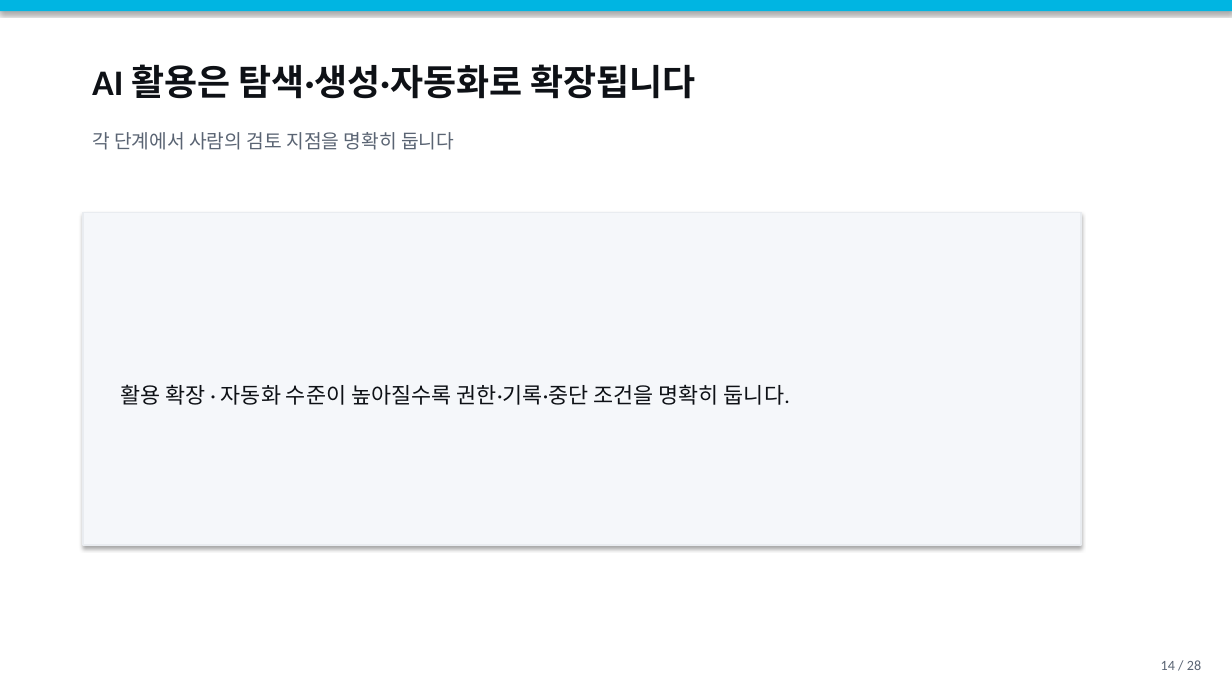
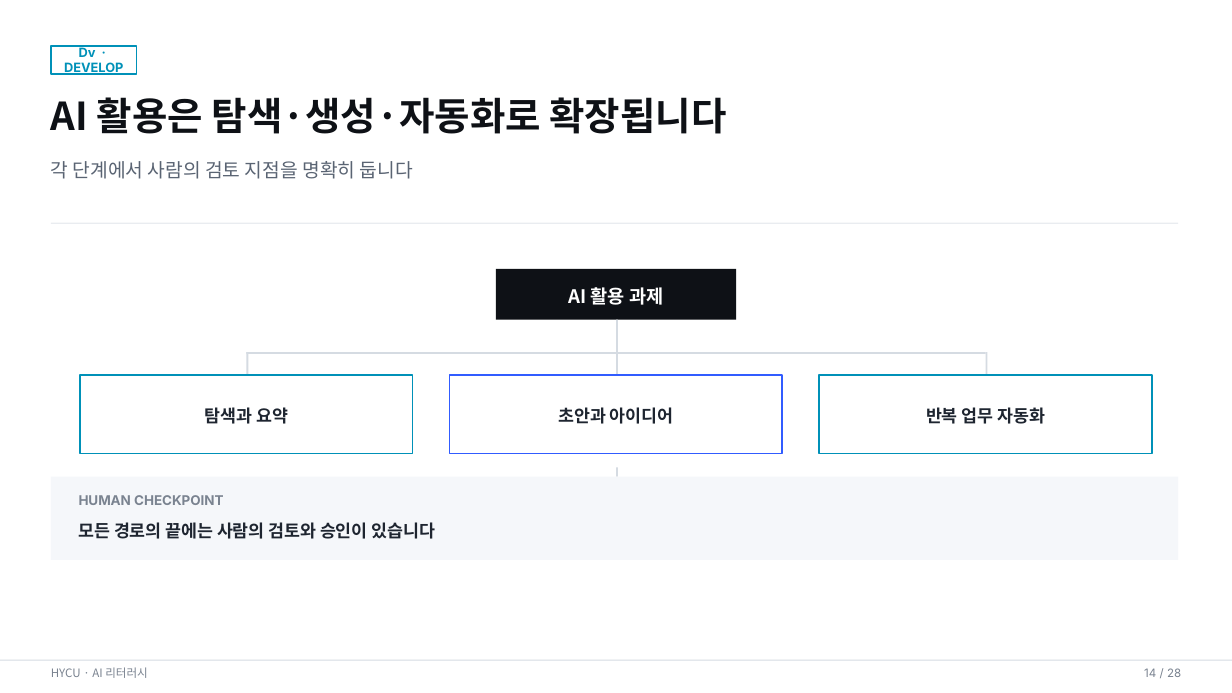
Before and after one commit to omnipotentlab/hycu-studio-preview, a slide deck: slide 14 of assets/HYCU_AI리터러시_3주차_02교시.pptx. Drawn at 1232x693 pixels with LibreOffice and Linux fonts; fonts in the diff are those of the drawing. Boxes give left, top, right and bottom in pixels: in the first picture for what was removed or moved away, otherwise in the second. Text is boxed around its words. In the diff, an @@ line names an element or a change of style, - is before the commit and + after.

```diff
--- a/assets/HYCU_AI리터러시_3주차_02교시.pptx
+++ b/assets/HYCU_AI리터러시_3주차_02교시.pptx
@@ rectangle removed at <box>0,0,1232,11</box> @@
@@ rectangle added at <box>51,46,137,74</box>, outline #0091B8 1.25 pt, 10 pt, text #0091B8, bold @@
+Dv · DEVELOP
@@ text "AI 활용은 탐색·생성·자동화로 확장됩니다": place and size @@
-text "AI 활용은 탐색·생성·자동화로 확장됩니다" at <box>92,64,695,99</box>
+text "AI 활용은 탐색·생성·자동화로 확장됩니다" at <box>51,97,727,134</box>
@@ text "AI 활용은 탐색·생성·자동화로 확장됩니다" at <box>51,97,727,134</box>: size 28 to 30 pt, font Calibri to Noto Sans CJK KR; line spacing 1 to 1.08 @@
@@ text "각 단계에서 사람의 검토 지점을 ...": place and size @@
-text "각 단계에서 사람의 검토 지점을 ..." at <box>92,132,454,150</box>
+text "각 단계에서 사람의 검토 지점을 ..." at <box>51,161,413,179</box>
@@ text "각 단계에서 사람의 검토 지점을 ..." at <box>51,161,413,179</box>: font Calibri to Noto Sans CJK KR; line spacing 1 to 1.15 @@
@@ rectangle added at <box>51,223,1178,224</box>, fill #E9ECF0 @@
@@ rectangle removed at <box>83,213,1081,545</box> @@
-활용 확장 · 자동화 수준이 높아질수록 권한·기록·중단 조건을 명확히 둡니다.
@@ rectangle added at <box>496,269,737,320</box>, fill #0E1116 @@
@@ text added at <box>568,287,663,305</box>, 14.5 pt, text #FFFFFF, bold @@
+AI 활용 과제
@@ rectangle added at <box>616,320,618,352</box>, fill #D5DBE2 @@
@@ rectangle added at <box>247,352,986,354</box>, fill #D5DBE2 @@
@@ rectangle added at <box>247,352,249,375</box>, fill #D5DBE2 @@
@@ rectangle added at <box>616,352,618,375</box>, fill #D5DBE2 @@
@@ rectangle added at <box>986,352,988,375</box>, fill #D5DBE2 @@
@@ rectangle added at <box>80,375,413,454</box>, fill #FFFFFF, outline #0091B8 1.25 pt @@
@@ rectangle added at <box>450,375,783,454</box>, fill #FFFFFF, outline #315CFF 1.25 pt @@
@@ rectangle added at <box>820,375,1153,454</box>, fill #FFFFFF, outline #0091B8 1.25 pt @@
@@ text added at <box>205,407,288,424</box>, 13.5 pt, text #1E2530, bold @@
+탐색과 요약
@@ text added at <box>558,407,673,424</box>, 13.5 pt, text #1E2530, bold @@
+초안과 아이디어
@@ text added at <box>926,407,1045,424</box>, 13.5 pt, text #1E2530, bold @@
+반복 업무 자동화
@@ rectangle added at <box>51,477,1178,560</box>, fill #F5F7FA @@
@@ rectangle added at <box>616,468,618,477</box>, fill #D5DBE2 @@
@@ text added at <box>79,495,223,505</box>, 10.5 pt, text #7A8390, bold @@
+HUMAN CHECKPOINT
@@ text added at <box>79,522,435,539</box>, 13.5 pt, text #1E2530, bold @@
+모든 경로의 끝에는 사람의 검토와 승인이 있습니다
@@ rectangle added at <box>0,660,1232,661</box>, fill #D5DBE2 @@
@@ text added at <box>51,667,148,678</box>, 9 pt, text #7A8390 @@
+HYCU · AI 리터러시
@@ text "14 / 28": place and size @@
-text "14 / 28" at <box>1161,660,1201,670</box>
+text "14 / 28" at <box>1144,668,1181,677</box>
@@ text "14 / 28" at <box>1144,668,1181,677</box>: size 11 to 9 pt, font Calibri to Inter, text colour #5A6473 to #7A8390; line spacing 1 to 1.15 @@
```
Also in this commit, not shown: 18 other slides changed, 9 slides added, 9 slides removed, 3 other files.
